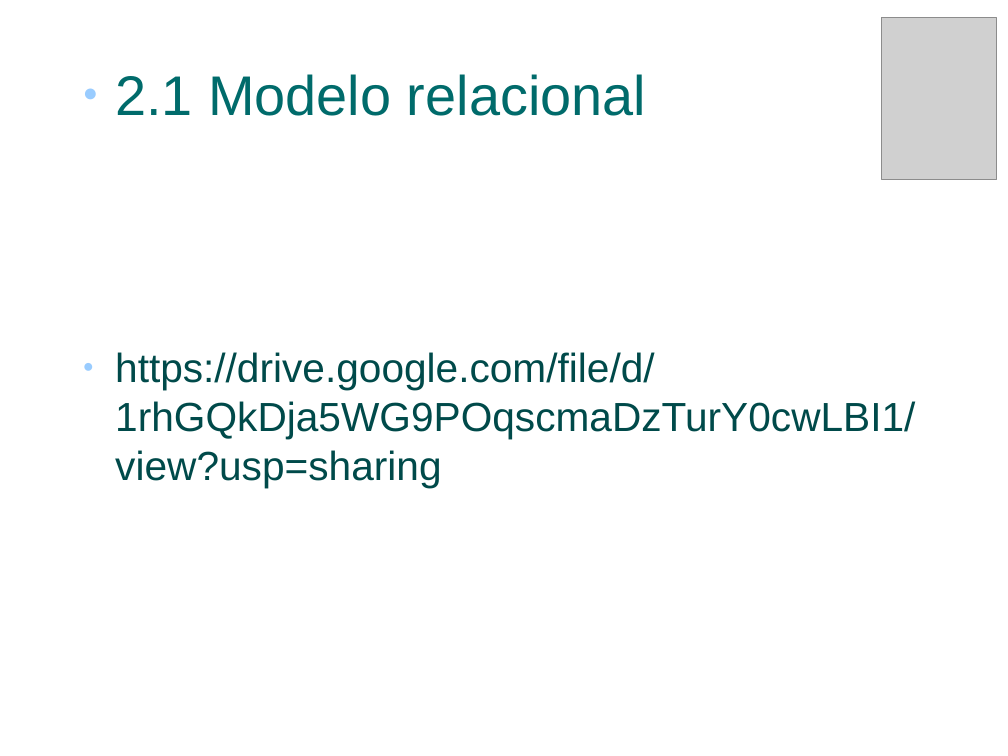
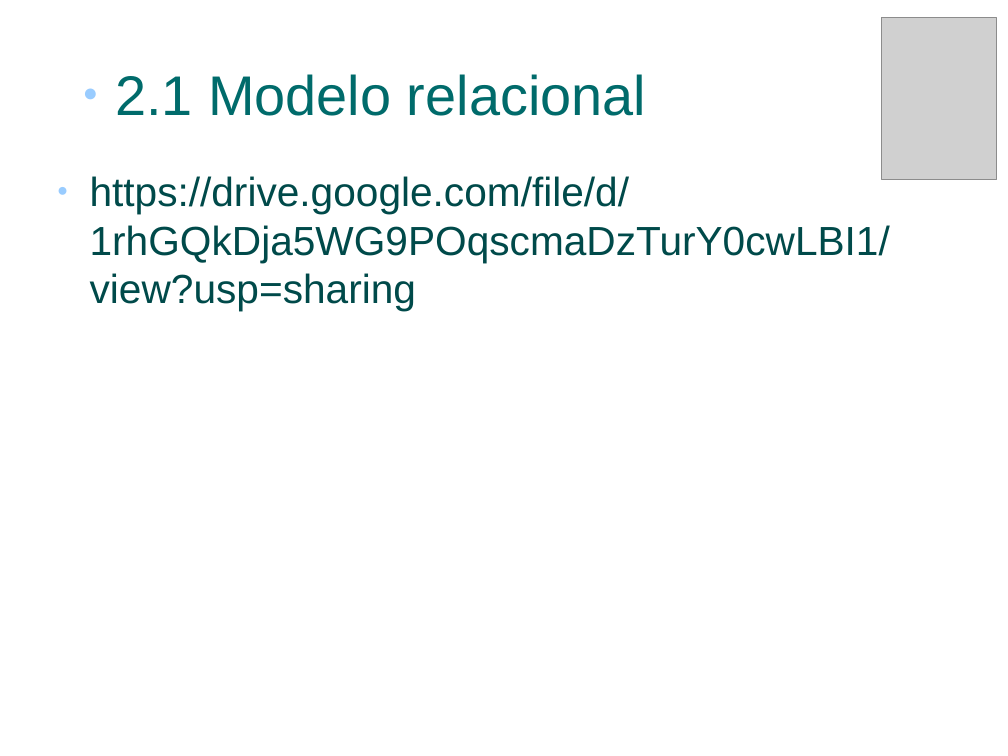
Before and after one commit to fartorr0810/Clases1DawB, a slide deck: slide 6 of BaseDeDatos/Tema3/Presentacion.odp. Drawn at 1008x756 pixels with LibreOffice and Linux fonts; fonts in the diff are those of the drawing; grey boxes stand for pictures; background and template pictures are left out. Boxes give left, top, right and bottom in pixels: in the first picture for what was removed or moved away, otherwise in the second. Text is boxed around its words. In the diff, an @@ line names an element or a change of style, - is before the commit and + after.

Commit message:
asd

```diff
--- a/BaseDeDatos/Tema3/Presentacion.odp
+++ b/BaseDeDatos/Tema3/Presentacion.odp
@@ text "https://drive.google.com/file/d/1rhGQkDja5WG9POqscmaDzTurY0c ...": place and size @@
-text "https://drive.google.com/file/d/1rhGQkDja5WG9POqscmaDzTurY0c ..." at (115,352,915,487)
+text "https://drive.google.com/file/d/1rhGQkDja5WG9POqscmaDzTurY0c ..." at (90,176,890,311)
```
Also in this commit, not shown: 1 other slide changed, 4 slides added.
